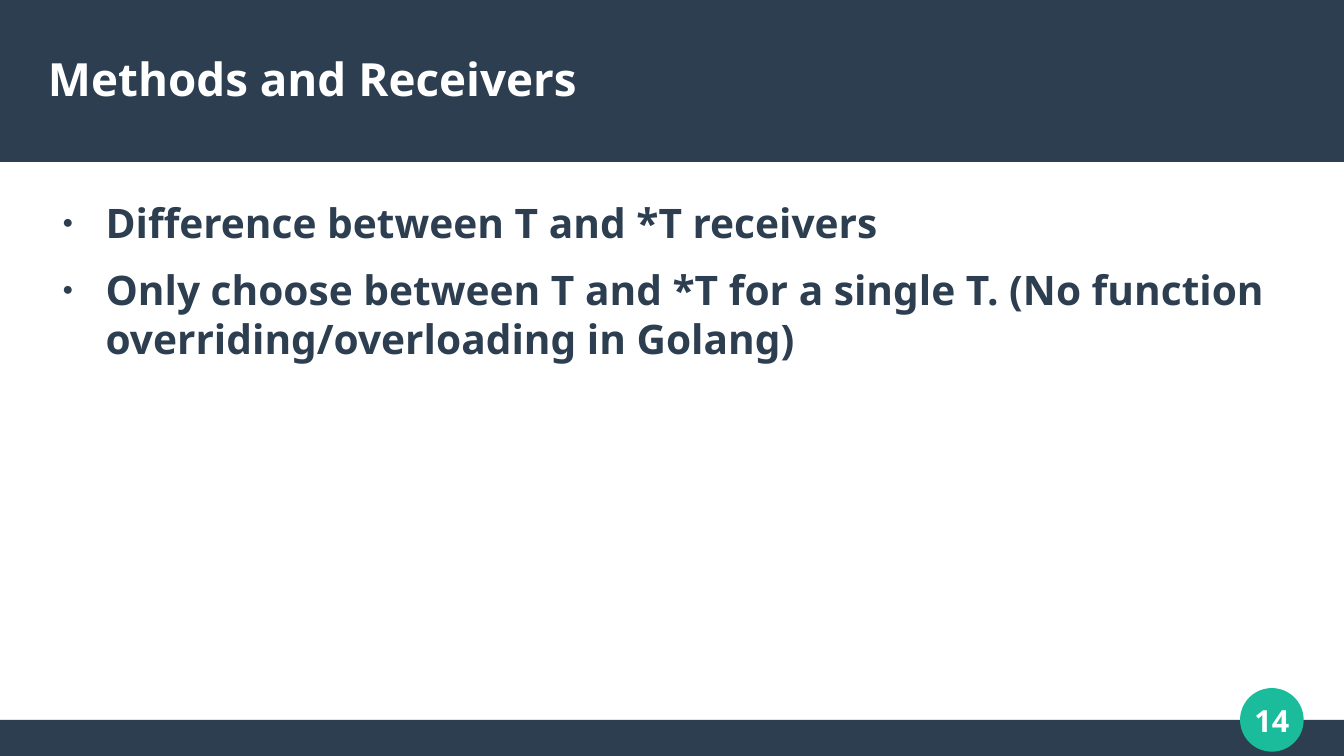
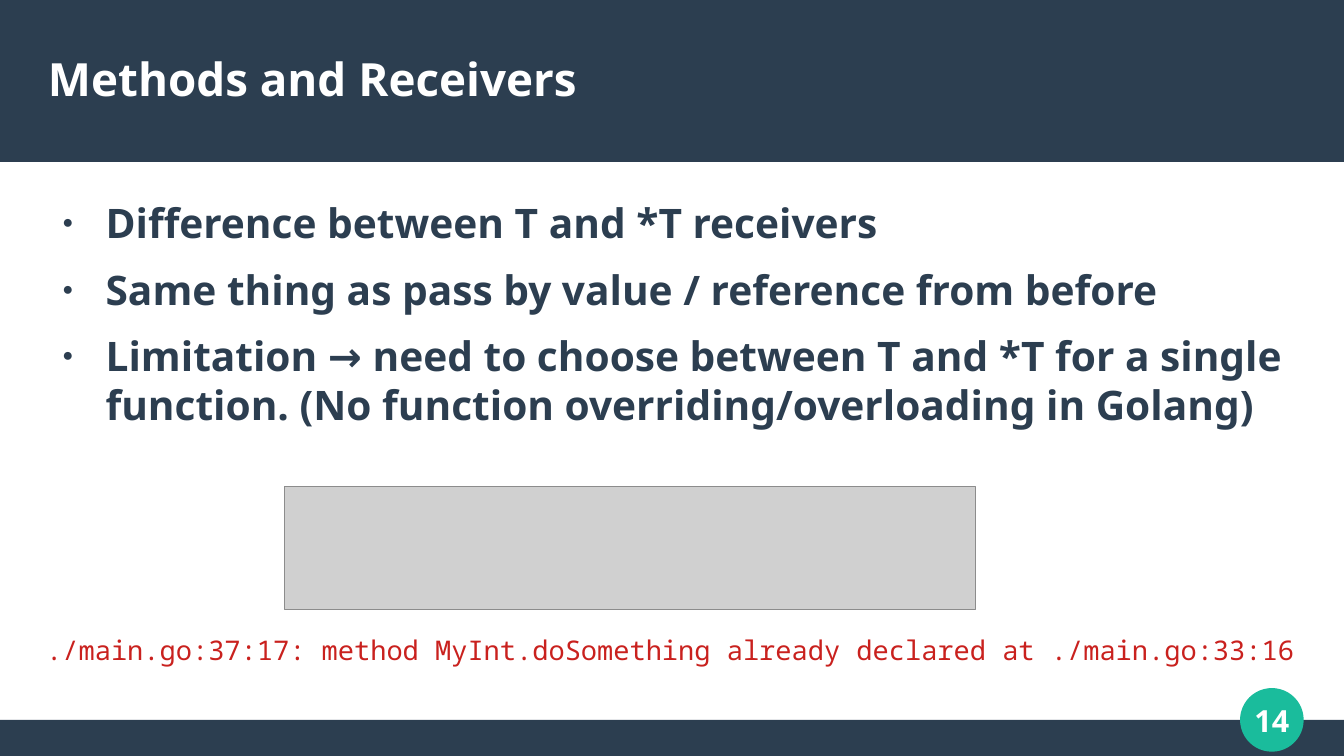
Before and after one commit to calvincramer/golang-training-2-completed, a slide deck: slide 14 of presentation-2.odp. Drawn at 1344x756 pixels with LibreOffice and Linux fonts; fonts in the diff are those of the drawing; grey boxes stand for pictures. Boxes give left, top, right and bottom in pixels: in the first picture for what was removed or moved away, otherwise in the second. Text is boxed around its words. In the diff, an @@ line names an element or a change of style, - is before the commit and + after.

Commit message:
Final presentation

```diff
--- a/presentation-2.odp
+++ b/presentation-2.odp
@@ text at (x1=106, y1=274, x2=1281, y2=430): text changed @@
-● Only choose between T and *T for a single T. (No function overriding/overloading in Golang)
+● Same thing as pass by value / reference from before
+● Limitation → need to choose between T and *T for a single function. (No function overriding/overloading in Golang)
@@ picture added at (x1=284, y1=487, x2=976, y2=610) @@
@@ text added at (x1=46, y1=639, x2=1294, y2=667), 16 pt, text #C9211E @@
+./main.go:37:17: method MyInt.doSomething already declared at ./main.go:33:16
```
Also in this commit, not shown: 17 other slides changed, 5 slides added, 1 slide removed, 1 other file.
